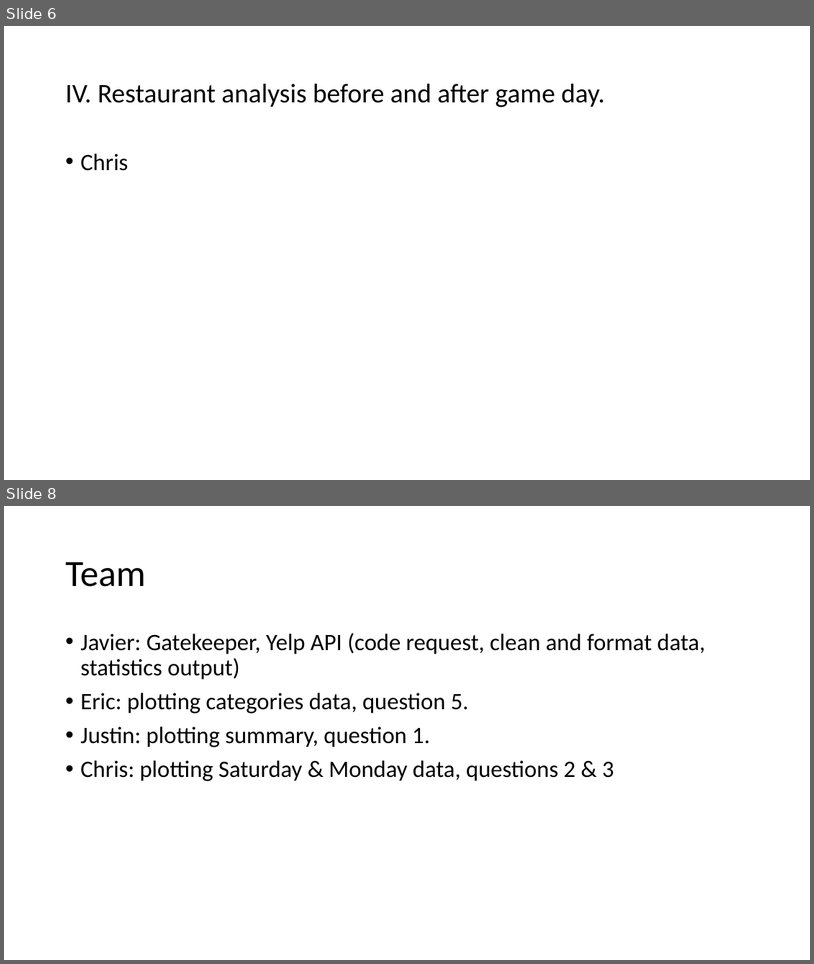
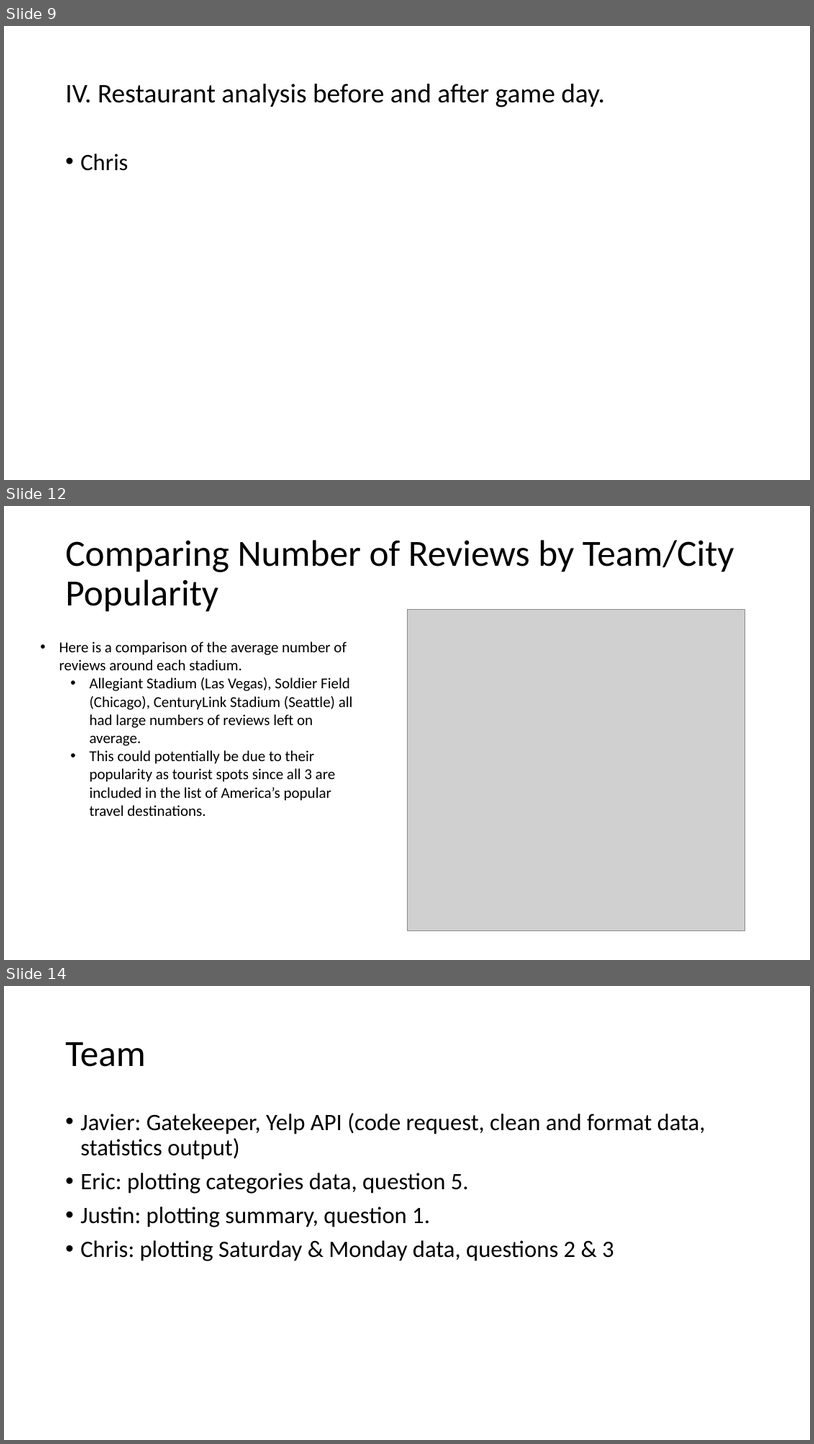
Before and after one commit to jjying89/Yelp-Restaurants-Analysis, a slide deck: Presentation/Team_4-Restaurant_Density_Analysis..pptx. Shown one above the other, each under a label of ours: slides 6 and 8 before the commit, slides 9, 12 and 14 after it; the slides between them are not shown. The pictures are 814x964 and 814x1444 pixels, drawn with LibreOffice and Linux fonts; fonts in the diff are those of the drawing; grey boxes stand for pictures. Boxes give left, top, right and bottom in pixels: in the first picture for what was removed or moved away, otherwise in the second. Text is boxed around its words. In the diff, an @@ line names an element or a change of style, - is before the commit and + after.

```diff
--- a/Presentation/Team_4-Restaurant_Density_Analysis..pptx
+++ b/Presentation/Team_4-Restaurant_Density_Analysis..pptx
@@ slide 12 added at box(4, 506, 810, 960), background #FFFFFF @@
@@ title added at box(65, 540, 735, 612), 44 pt, text #000000 @@
+Comparing Number of Reviews by Team/City Popularity
@@ picture added at box(407, 609, 746, 930) @@
@@ text added at box(59, 641, 353, 816), 18 pt, text #000000 @@
+• Here is a comparison of the average number of reviews around each stadium.
+  • Allegiant Stadium (Las Vegas), Soldier Field (Chicago), CenturyLink Stadium (Seattle) all had large numbers of reviews left on average.
+  • This could potentially be due to their popularity as tourist spots since all 3 are included in the list of America’s popular travel destinations.
@@ what was slide 6 is now slide 9 @@
@@ what was slide 8 is now slide 14 @@
```
Also in this commit, not shown: 2 slides changed, 6 other slides added, 1 slide removed, 1 other file.
